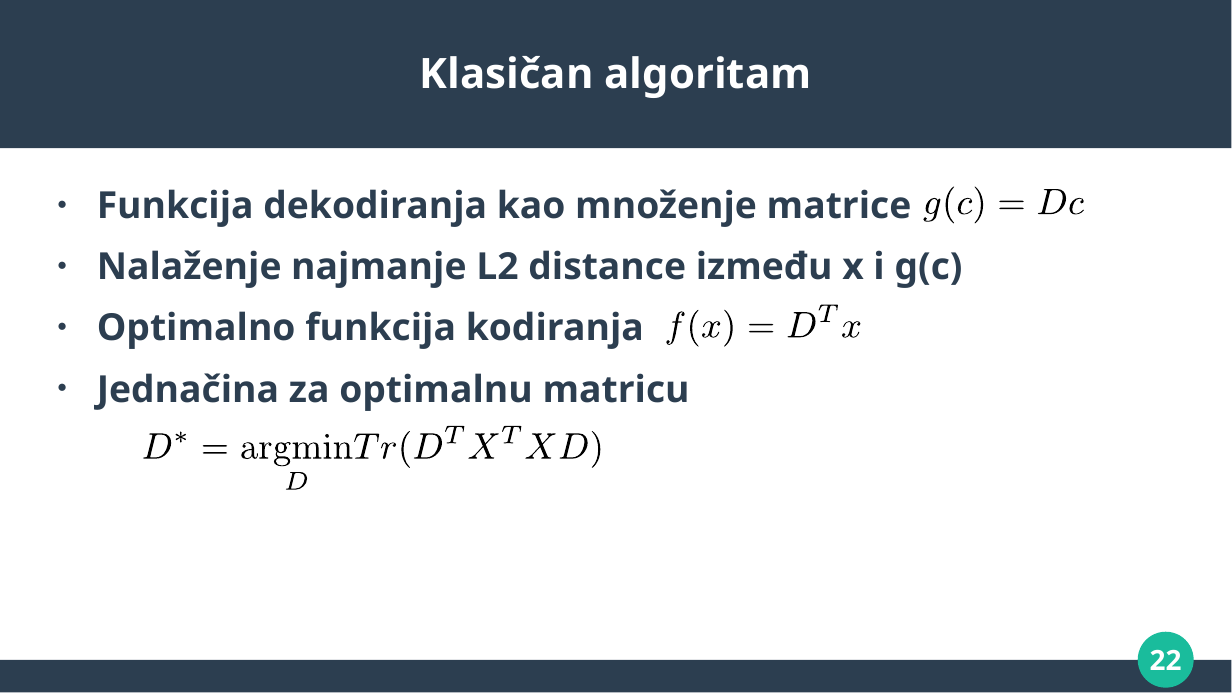
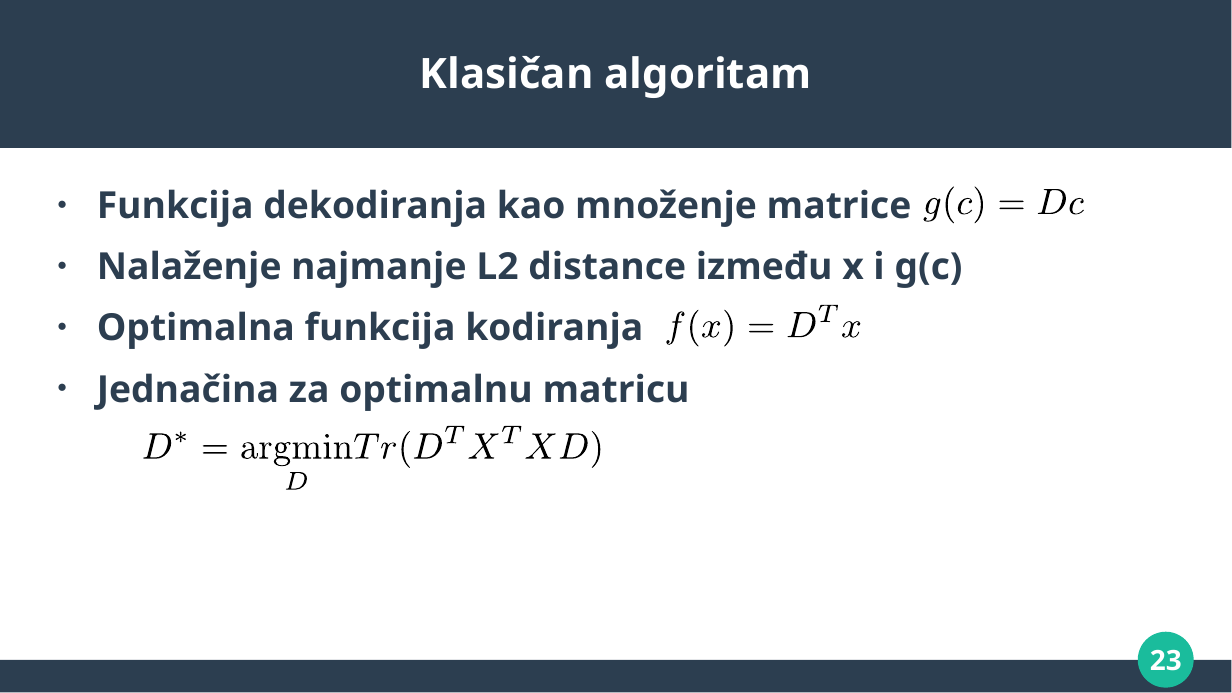
Before and after one commit to MilanBojic1999/Diplomski, a slide deck: slide 23 of presentation/Diplomski - prezentacija.pptx (slide 22 before the commit). Drawn at 1232x693 pixels with LibreOffice and Linux fonts; fonts in the diff are those of the drawing. Boxes give left, top, right and bottom in pixels: in the first picture for what was removed or moved away, otherwise in the second. Text is boxed around its words. In the diff, an @@ line names an element or a change of style, - is before the commit and + after.

```diff
--- a/presentation/Diplomski - prezentacija.pptx
+++ b/presentation/Diplomski - prezentacija.pptx
@@ text at (97,311,643,349): text changed @@
-● Optimalno funkcija kodiranja
+● Optimalna funkcija kodiranja
@@ freeform shape at (843,321,861,338): outline redrawn @@
@@ freeform shape at (143,428,598,489): outline redrawn @@
@@ page number at (1150,649,1182,671): text changed @@
-22
+23
```
Also in this commit, not shown: 25 other slides changed, 2 slides added, 1 other file.
